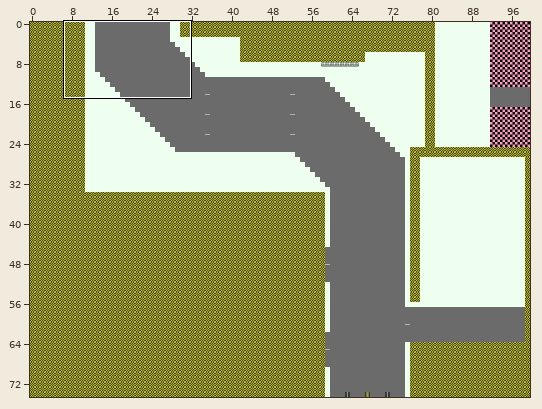
An edit to a level. Tiled map, Assets/Graphics/Maps/SpacePort/SpaceElevatorBase.tmx. The first picture is a wide view before the edit; the outline marks the close-up.
Close-up. Earlier state:
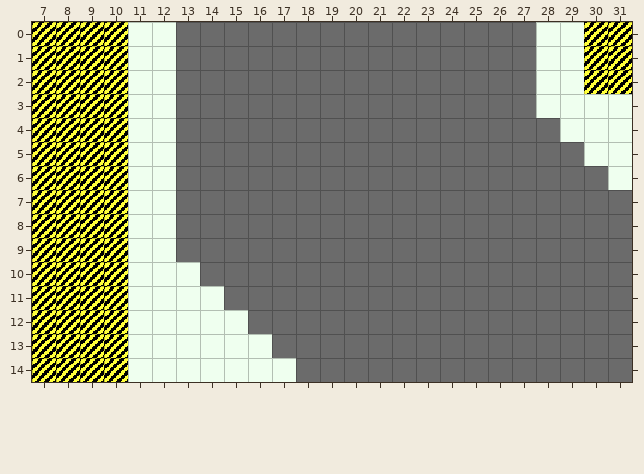
Cells are 16x16 px. Shown: x 7..31, y 0..14. The commit also changed other parts of the map, which this record leaves out.
And afterwards:
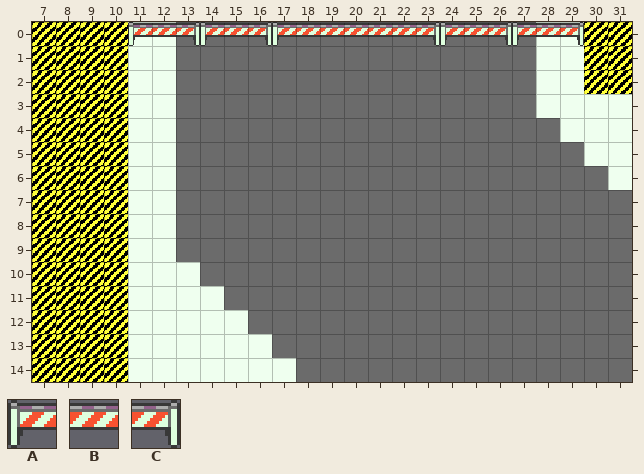
Key: from "Barricades": A 0, B 1, C 2.
_ is an empty cell.
Tiles of an added or newly shown layer are drawn over the layers below it.
The edit:
{"where": "layer \"Graphics/Barricades\" (added)"}
{"y":0,"x":11,"old":"___________________","new":"ABCABCABBBBBCABCABC"}
